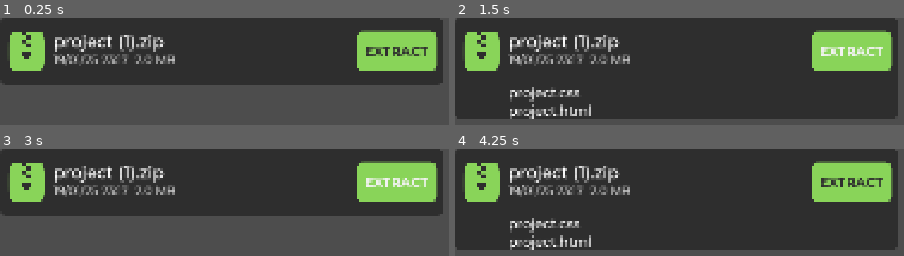
Above: before the commit, frames 1-4 (two rows, left to right).
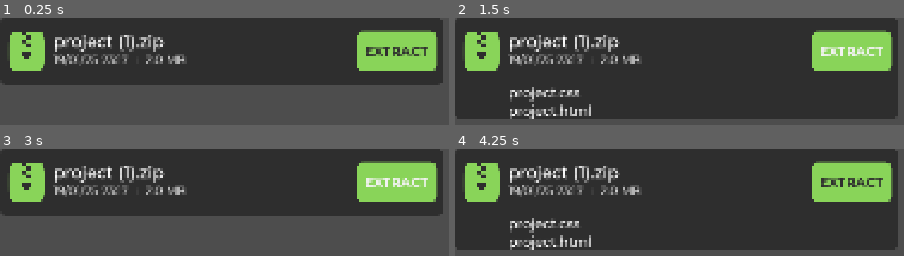
Above: after the commit, the same moments.

Repository: noor-shalaby/xtracta
Game: Godot game, scene res://src/file_button.tscn
Two runs of this game, one before a commit and one after it. Both use one fixed random seed, a clock stepped at 60 frames per second and the inputs below. This scene is started directly instead of the project's main scene.
Inputs (mouse positions are in pixels of both pictures, inside the frame that each line leads up to):
- Up to frame 1 (0.25 s): no input
- Up to frame 2 (1.5 s): click (675, 51) at 0.5 s; click "EXTRACT" at 1.25 s
- Up to frame 3 (3 s): click (220, 199) at 2 s; click "EXTRACT" at 2.75 s
- Up to frame 4 (4.25 s): click (675, 182) at 3.5 s

The runs differ from the first frame. In frame 1, 0.7% of the frame differs, in the area x 30-42%, y 33-43%; in frame 2, 0.7%; in frame 3, 0.7%; in frame 4, 0.7%.

Commit message:
add a separator label with the character | between the last updated and the file size labels

Diff:
--- a/src/file_button.tscn
+++ b/src/file_button.tscn
@@ -105,6 +105,10 @@
 horizontal_alignment = 2
 vertical_alignment = 2
 
+[node name="Separator" type="Label" parent="MarginContainer/HBoxContainer/MarginContainer/VBoxContainer/HBoxContainer" unique_id=176453634]
+layout_mode = 2
+text = "|"
+
 [node name="FileSize" type="Label" parent="MarginContainer/HBoxContainer/MarginContainer/VBoxContainer/HBoxContainer" unique_id=757220208]
 unique_name_in_owner = true
 layout_mode = 2
